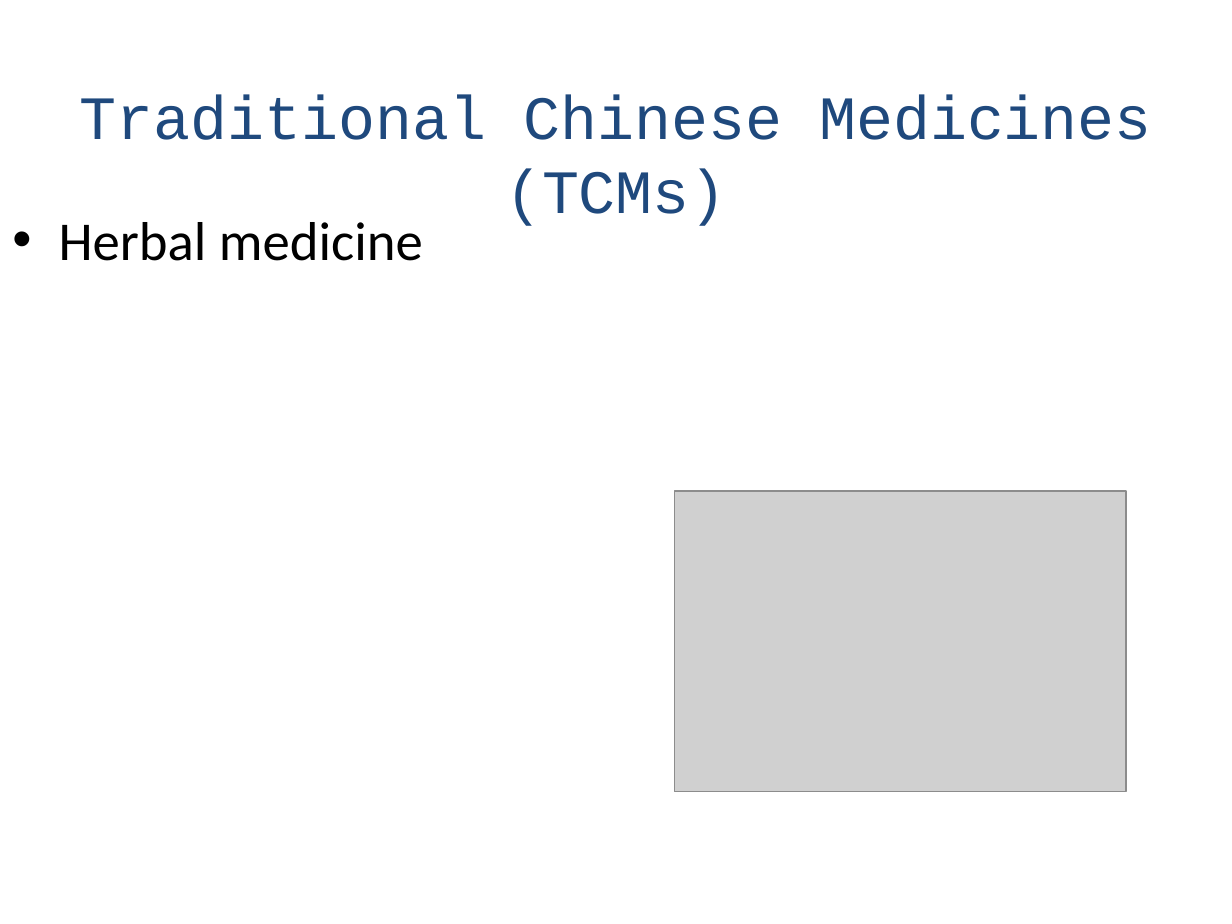
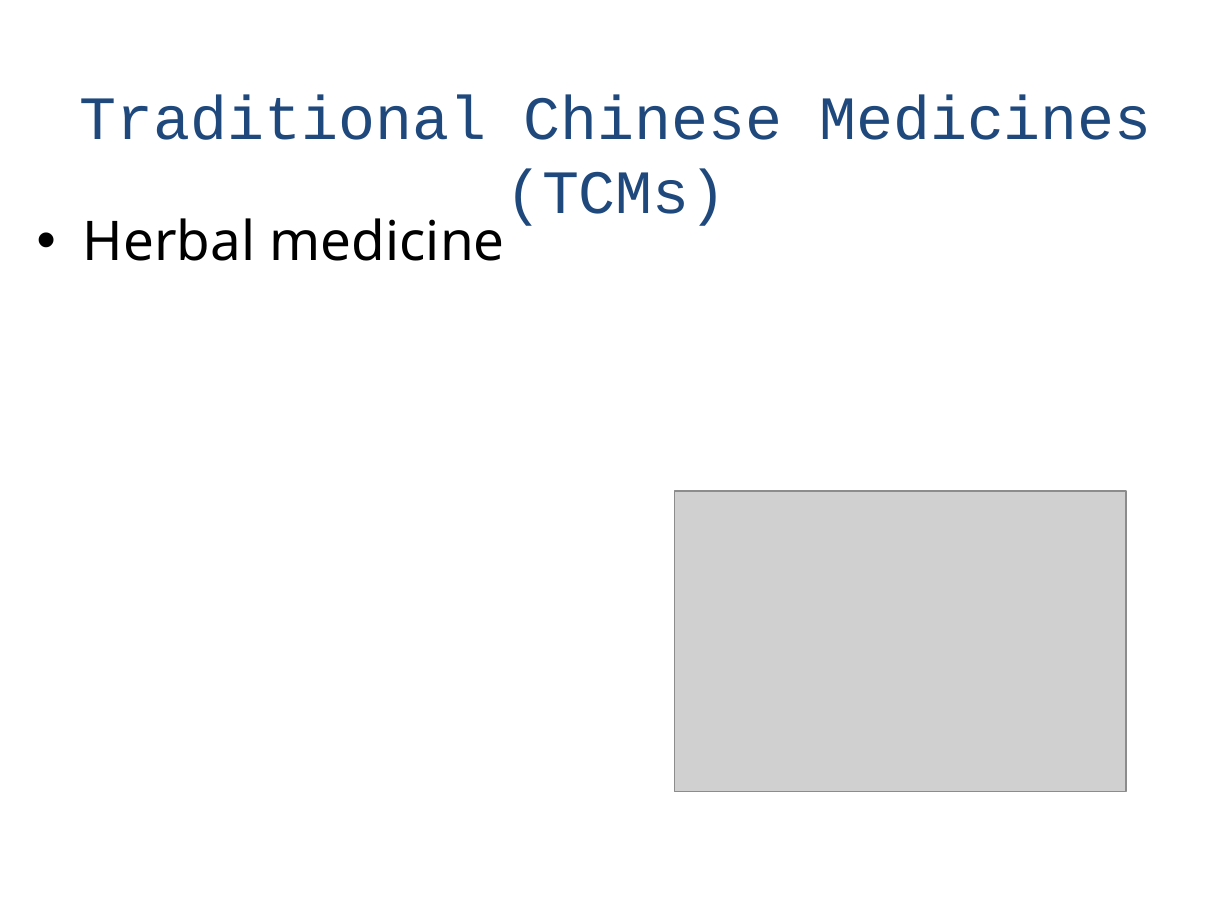
Before and after one commit to naturalis/HTS-barcode-checker, a slide deck: slide 3 of doc/Presentation.pptx. Drawn at 1232x924 pixels with LibreOffice and Linux fonts; fonts in the diff are those of the drawing; grey boxes stand for pictures. Boxes give left, top, right and bottom in pixels: in the first picture for what was removed or moved away, otherwise in the second. Text is boxed around its words. In the diff, an @@ line names an element or a change of style, - is before the commit and + after.

```diff
--- a/doc/Presentation.pptx
+++ b/doc/Presentation.pptx
@@ text "Herbal medicine": place and size @@
-text "Herbal medicine" at (59, 222, 423, 261)
+text "Herbal medicine" at (83, 218, 505, 261)
@@ text "Herbal medicine" at (83, 218, 505, 261): font Calibri to Noto Sans @@
```
Also in this commit, not shown: 4 other slides changed.
